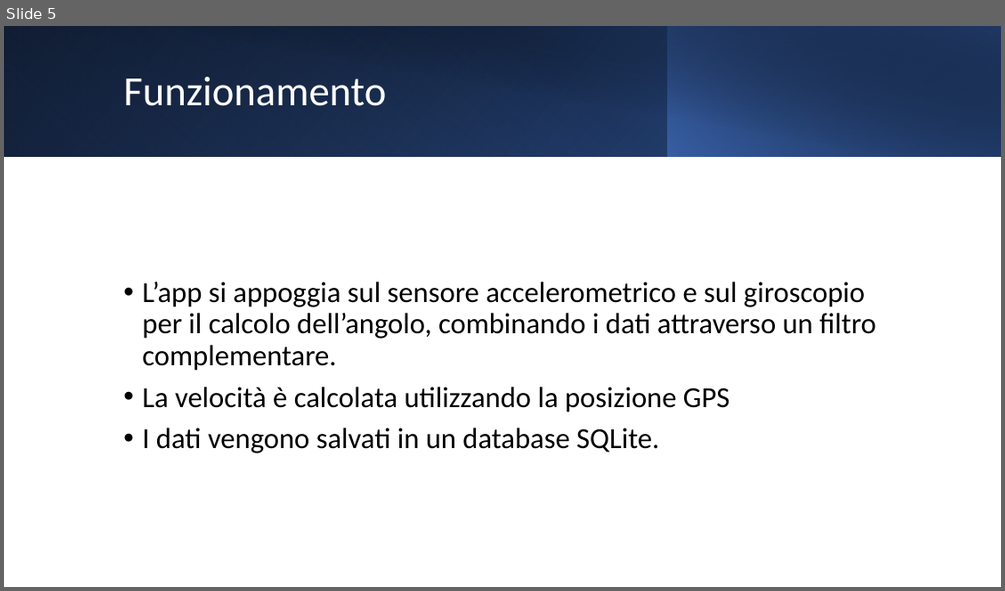
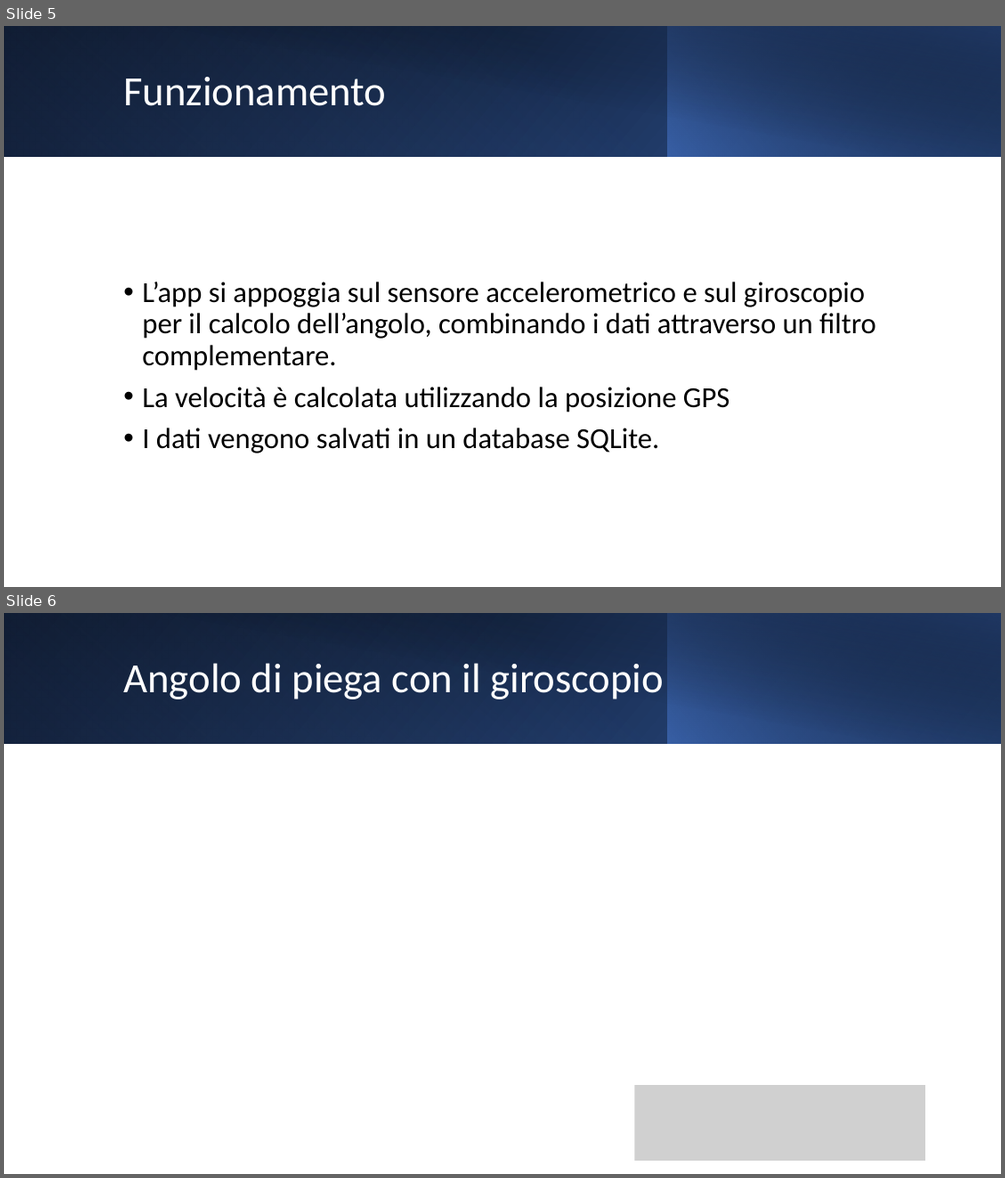
Before and after one commit to Alby-C/MA-IoT, a slide deck: BikeActivity.pptx. Shown one above the other, each under a label of ours: slide 5 before the commit, slides 5 and 6 after it. The pictures are 1005x591 and 1005x1178 pixels, drawn with LibreOffice and Linux fonts; fonts in the diff are those of the drawing; grey boxes stand for pictures. Boxes give left, top, right and bottom in pixels: in the first picture for what was removed or moved away, otherwise in the second. Text is boxed around its words. In the diff, an @@ line names an element or a change of style, - is before the commit and + after.

```diff
--- a/BikeActivity.pptx
+++ b/BikeActivity.pptx
@@ slide 6 added at bbox=[4, 613, 1001, 1174], background #FFFFFF @@
@@ rectangle added at bbox=[4, 613, 1001, 743], fill gradient #000000 to #2F5597 @@
@@ rectangle added at bbox=[4, 613, 668, 743], fill gradient #4472C4 to #203864 @@
@@ rectangle added at bbox=[41, 613, 1001, 744], fill gradient #000000 to #203864 @@
@@ rectangle added at bbox=[667, 613, 1001, 743], fill gradient #4472C4 to #000000 @@
@@ title added at bbox=[123, 663, 664, 699], 40 pt, text #FFFFFF @@
+Angolo di piega con il giroscopio
@@ picture added at bbox=[634, 1085, 925, 1160] @@
```
Also in this commit, not shown: 2 other slides added.
